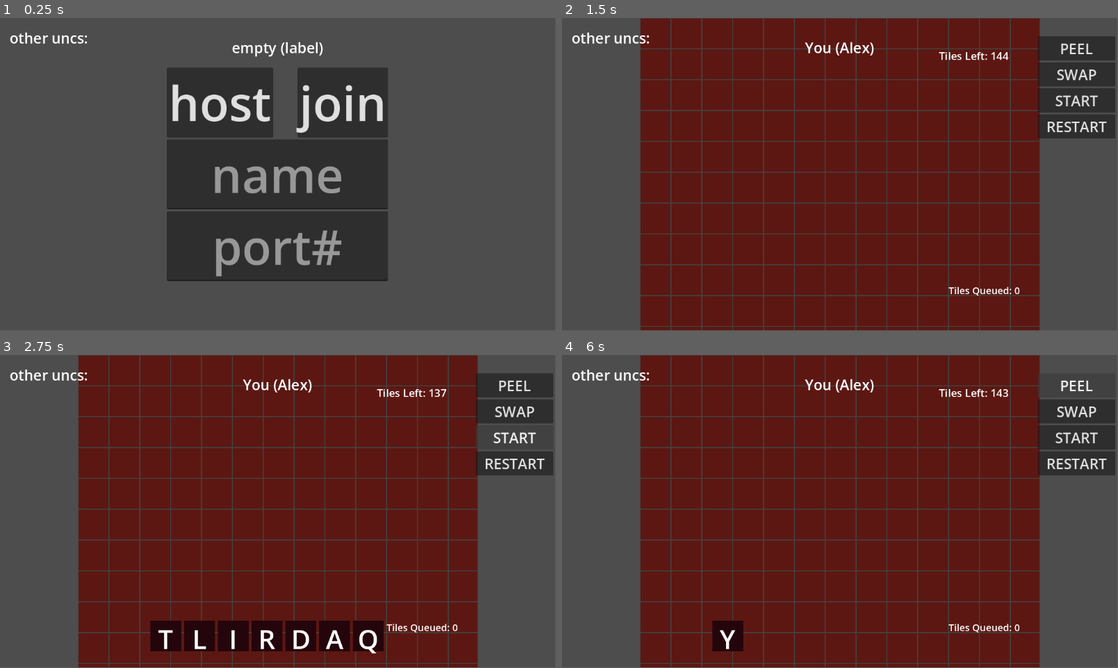
Above: before the commit, frames 1-4 (two rows, left to right).
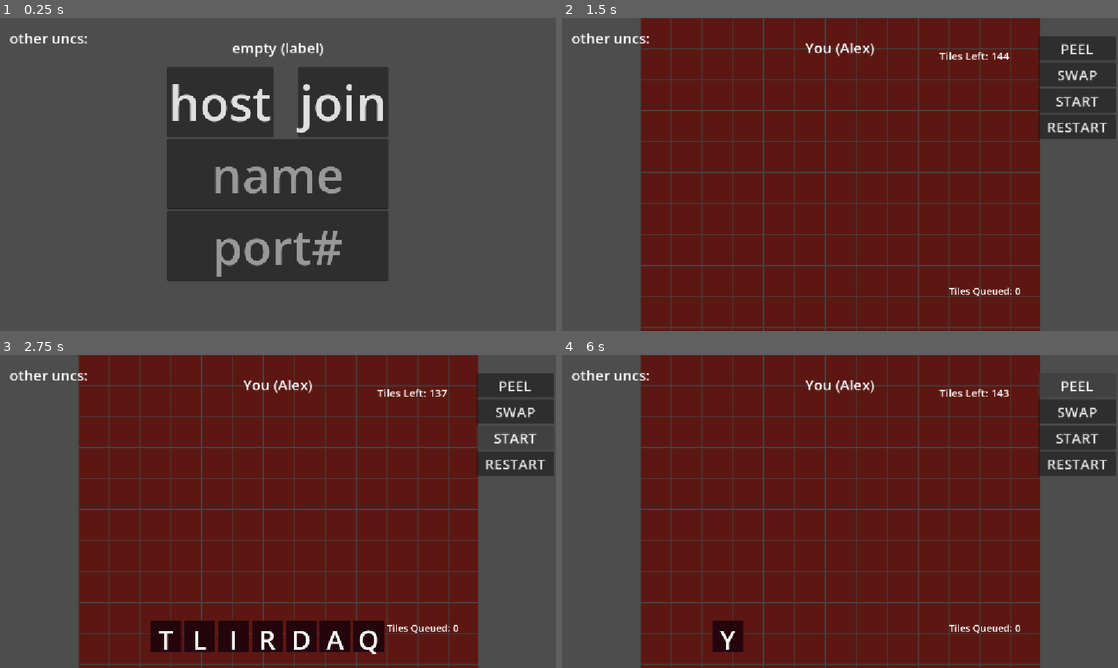
Above: after the commit, the same moments.

Repository: generallyy/bananagrams
Game: Godot game, scene res://scenes/Main.tscn
Two runs of this game, one before a commit and one after it. Both use one fixed random seed, a clock stepped at 60 frames per second and the inputs below.
Inputs (mouse positions are in pixels of both pictures, inside the frame that each line leads up to):
- Up to frame 1 (0.25 s): no input
- Up to frame 2 (1.5 s): click (840, 174) at 0.52 s; type "Alex" at 0.6 s; click (840, 246) at 0.75 s; type "12" at 0.83 s; click "host" at 1.25 s
- Up to frame 3 (2.75 s): click "START" at 2 s
- Up to frame 4 (6 s): click "START" at 2.75 s; click "RESTART" at 3.5 s; click "RESTART" at 4.25 s; click "RESTART" at 5 s; click "PEEL" at 5.75 s
In our replay, the window is 799x449 before the commit and 800x450 after it. These sizes can differ from the game's own. Grey fills any space a smaller window leaves; there, only what the larger window draws over its background counts as a difference.

The runs differ from the first frame. In frame 1, 1.5% of the frame differs, in the area x 1-70%, y 4-83%; in frame 2, 4.9%; in frame 3, 5.1%, in the area x 1-100%, y 0-100%; in frame 4, 4.9%.

Commit message:
fix bug
not drag click

Diff:
--- a/project.godot
+++ b/project.godot
@@ -19,6 +19,11 @@
 config/features=PackedStringArray("4.6", "Mobile")
 config/icon="res://icon.svg"
 
+[display]
+
+window/stretch/mode="canvas_items"
+window/stretch/aspect="expand"
+
 [rendering]
 
 renderer/rendering_method="mobile"
--- a/scenes/Main.tscn
+++ b/scenes/Main.tscn
@@ -26,9 +26,12 @@
 
 [node name="Start Menu" type="CenterContainer" parent="." unique_id=1871391786]
 texture_filter = 1
-layout_mode = 0
-offset_right = 1152.0
-offset_bottom = 650.0
+layout_mode = 1
+anchors_preset = 15
+anchor_right = 1.0
+anchor_bottom = 1.0
+grow_horizontal = 2
+grow_vertical = 2
 theme = SubResource("Theme_7l18r")
 
 [node name="VBoxContainer" type="VBoxContainer" parent="Start Menu" unique_id=1853639047]
--- a/scripts/DropLogic.gd
+++ b/scripts/DropLogic.gd
@@ -10,12 +10,9 @@
 
 func _input(event):
 	if event is InputEventMouseButton and event.button_index == MOUSE_BUTTON_LEFT and not event.is_pressed():
-		## Left mouse down — try placing tile if we have one queued
-		#if dragging_tile_data.has("letter"):
-			#_place_tile(get_global_mouse_position())
-			#dragging_tile_data = {}  # clear drag state
-		# trying for dropping a tile (button released)
 		_try_snap_hovered_tile()
+		for tile in get_tree().get_nodes_in_group("draggable_tile"):
+			tile.dragging = false
 
 func _try_snap_hovered_tile():
 	if not board.is_multiplayer_authority():
--- a/scripts/NodeTile.gd
+++ b/scripts/NodeTile.gd
@@ -24,7 +24,6 @@
 func _input_event(_viewport, event, _shape_idx):
 	if event is InputEventMouseButton:
 		if event.pressed and event.button_index == MOUSE_BUTTON_LEFT:
-			print("hi this tile exists")
 			dragging = true
 			offset = get_global_mouse_position() - global_position
 		elif not event.pressed:
Not shown, changed: .gitignore
